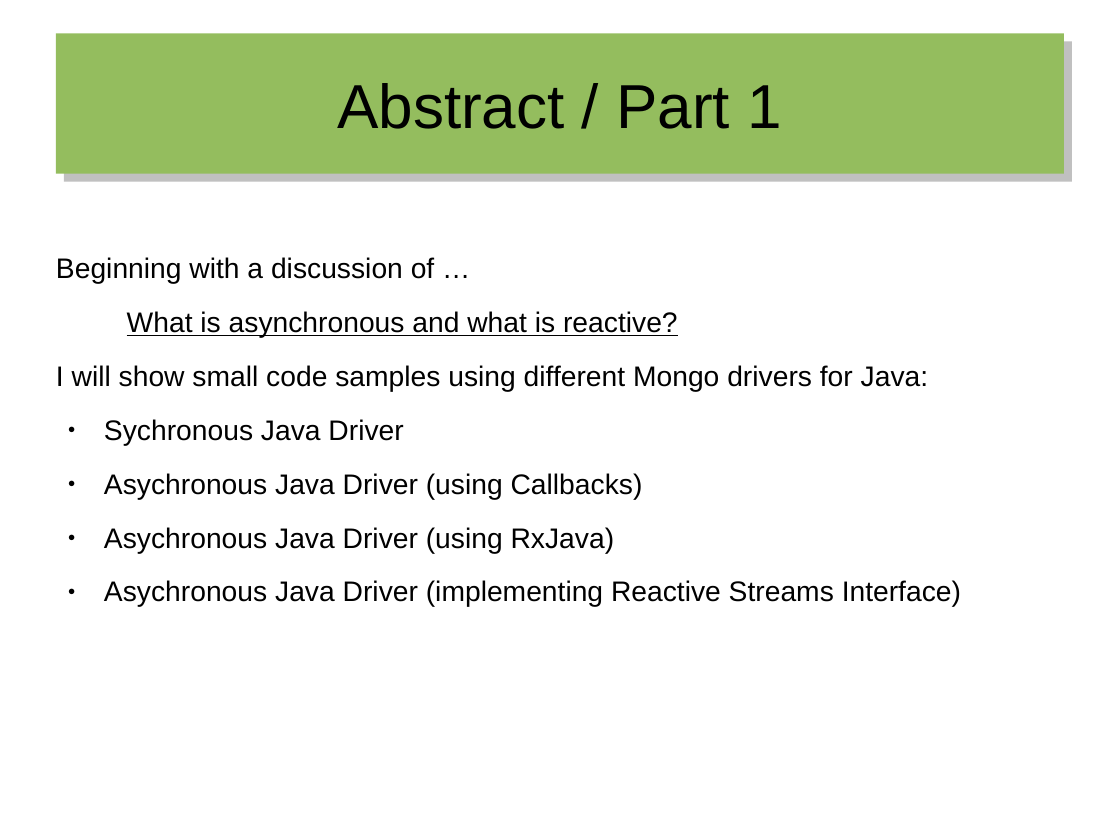
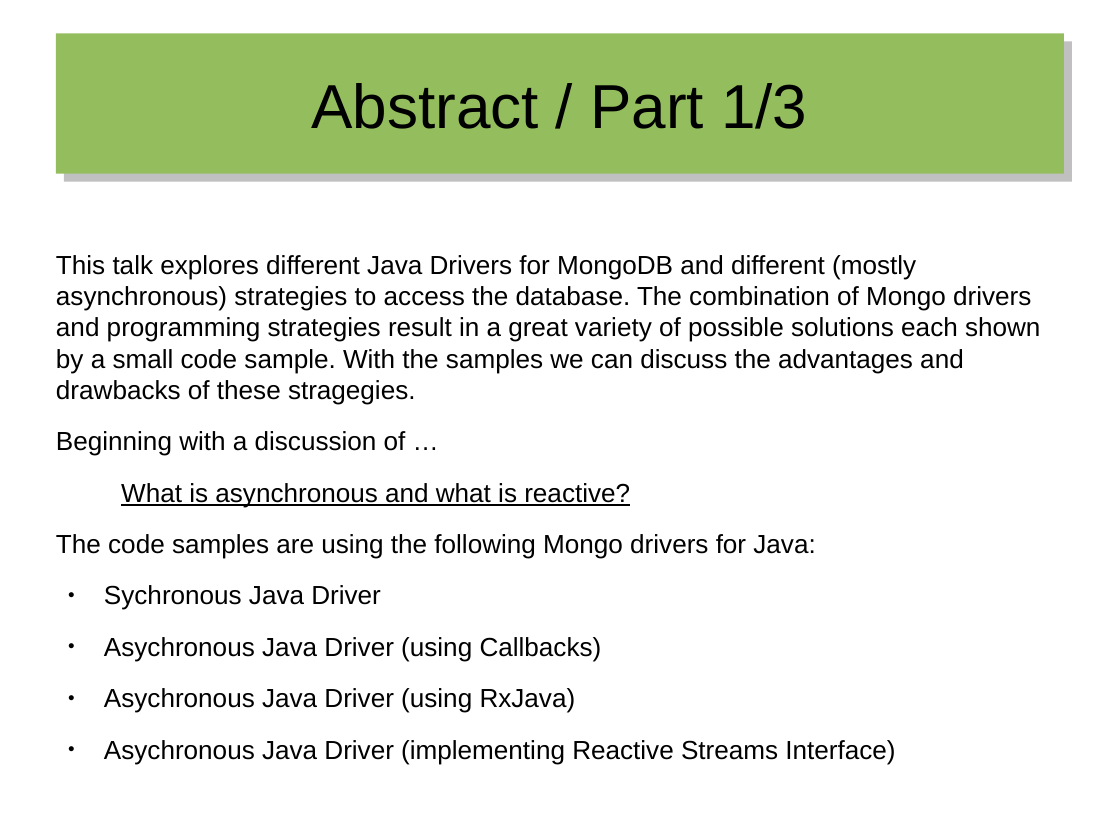
Before and after one commit to hermannhueck/reactive-mongo-access, a slide deck: slide 3 of Slides/2016-06_Reactive Mongo Access from Java 8.odp. Drawn at 1120x840 pixels with LibreOffice and Linux fonts; fonts in the diff are those of the drawing. Boxes give left, top, right and bottom in pixels: in the first picture for what was removed or moved away, otherwise in the second. Text is boxed around its words. In the diff, an @@ line names an element or a change of style, - is before the commit and + after.

Commit message:
Scala Slides; New examples with Casbah driver; Some code improvements

```diff
--- a/Slides/2016-06_Reactive Mongo Access from Java 8.odp
+++ b/Slides/2016-06_Reactive Mongo Access from Java 8.odp
@@ title at (311,83,807,129): text changed @@
-Abstract / Part 1
+Abstract / Part 1/3
@@ text at (56,255,1040,405): paragraph added @@
+This talk explores different Java Drivers for MongoDB and different (mostly asynchronous) strategies to access the database. The combination of Mongo drivers and programming strategies result in a great variety of possible solutions each shown by a small code sample. With the samples we can discuss the advantages and drawbacks of these stragegies.
@@ text at (56,431,895,764): size 20 to 18.5 pt in "Beginning with a discussion of …", "What is asynchronous and what is reactive?", "Sychronous Java Driver", "Asychronous Java Driver (using Callbacks)" and 2 more places @@
@@ text at (56,534,815,559): text changed; size 20 to 18.5 pt @@
-I will show small code samples using different Mongo drivers for Java:
+The code samples are using the following Mongo drivers for Java:
```
Also in this commit, not shown: 33 other slides changed, 4 slides added, 1 slide removed, 30 other files.
